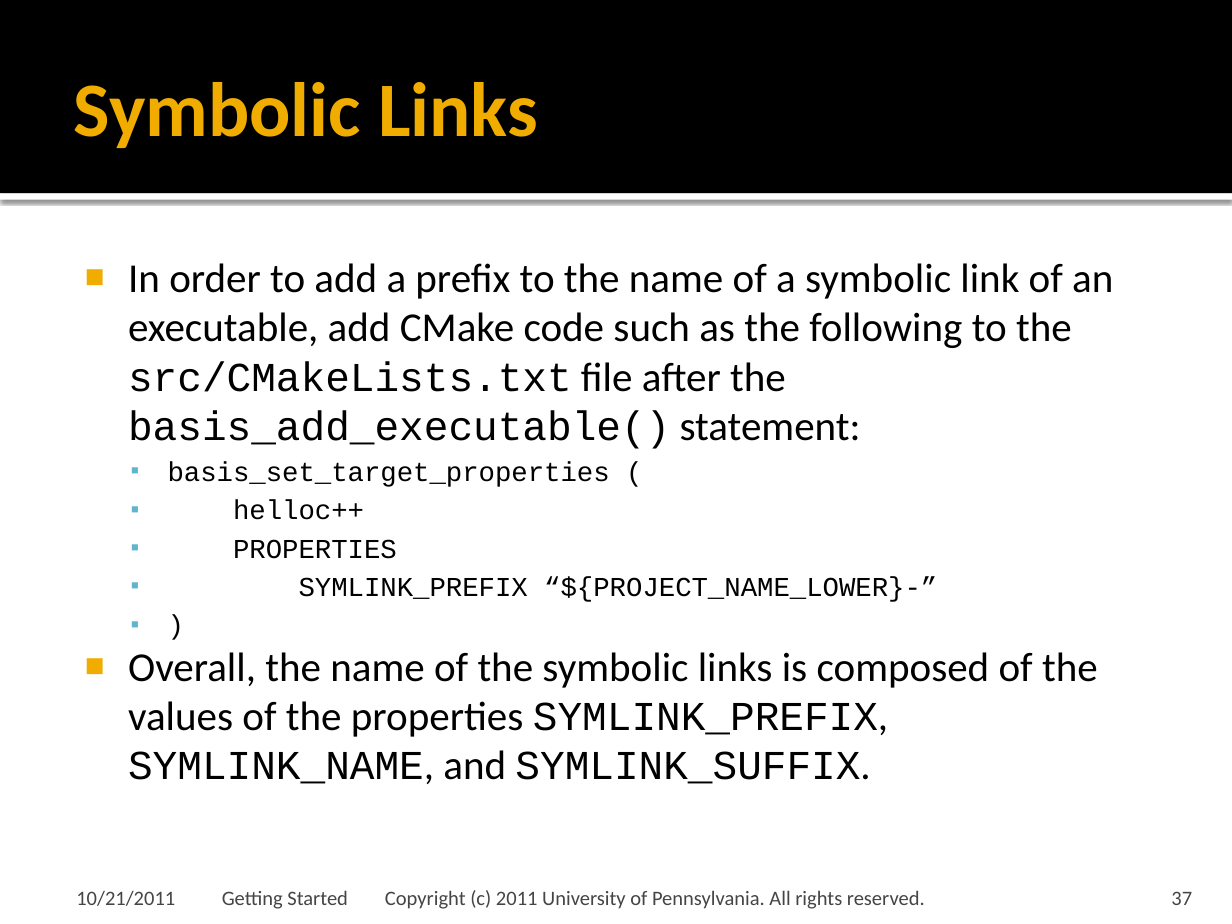
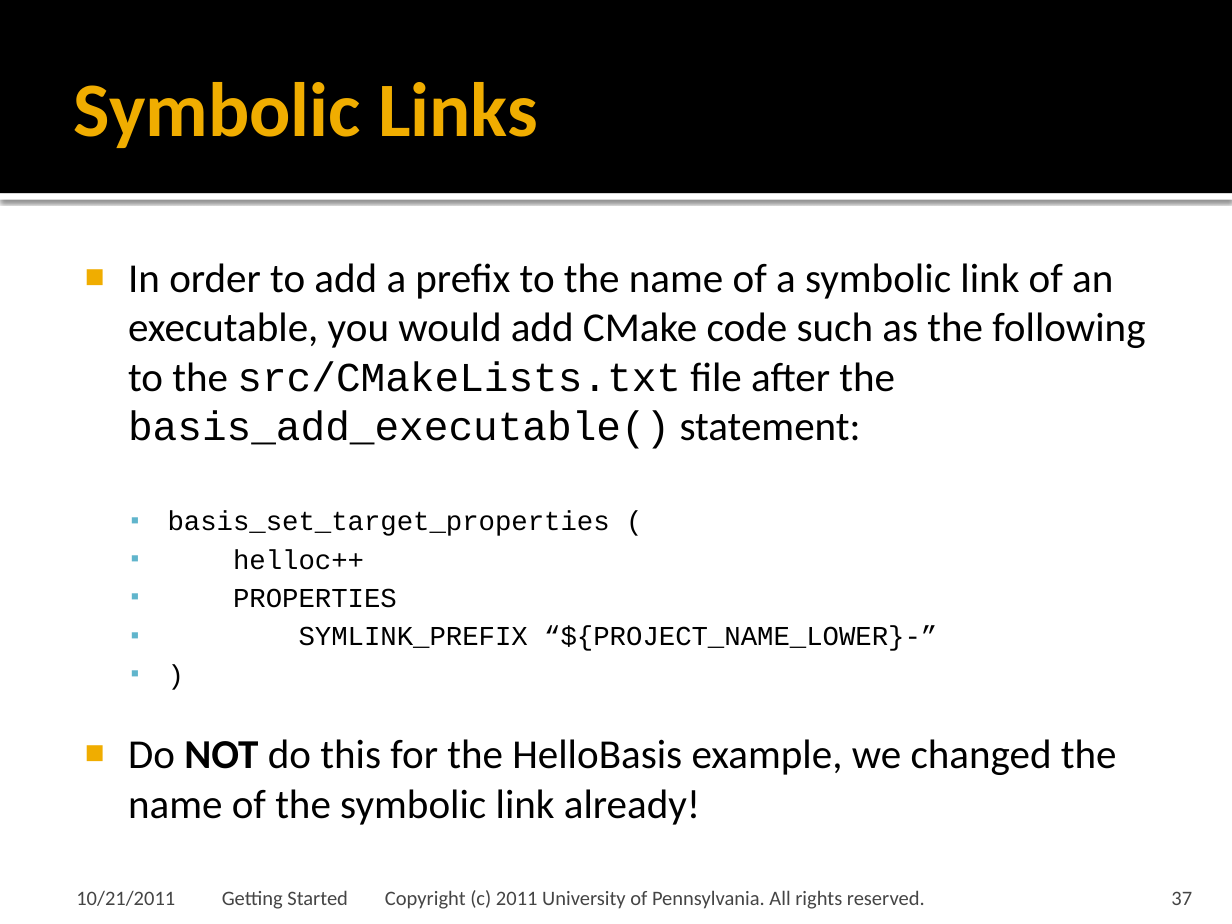
Before and after one commit to cmake-basis/legacy, a slide deck: slide 37 of doc/tutorials/02 Getting Started.pptx. Drawn at 1232x924 pixels with LibreOffice and Linux fonts; fonts in the diff are those of the drawing; background and template pictures are left out. Boxes give left, top, right and bottom in pixels: in the first picture for what was removed or moved away, otherwise in the second. Text is boxed around its words. In the diff, an @@ line names an element or a change of style, - is before the commit and + after.

```diff
--- a/doc/tutorials/02 Getting Started.pptx
+++ b/doc/tutorials/02 Getting Started.pptx
@@ text at <box>128,263,1145,449</box>: text changed @@
-■ In order to add a prefix to the name of a symbolic link of an executable, add CMake code such as the following to the src/CMakeLists.txt file after the basis_add_executable() statement:
+■ In order to add a prefix to the name of a symbolic link of an executable, you would add CMake code such as the following to the src/CMakeLists.txt file after the basis_add_executable() statement:
@@ text at <box>128,739,1117,825</box>: text changed @@
-■ Overall, the name of the symbolic links is composed of the values of the properties SYMLINK_PREFIX, SYMLINK_NAME, and SYMLINK_SUFFIX.
+■ Do NOT do this for the HelloBasis example, we changed the name of the symbolic link already!
```
Also in this commit, not shown: 15 other slides changed, 7 slides added.
